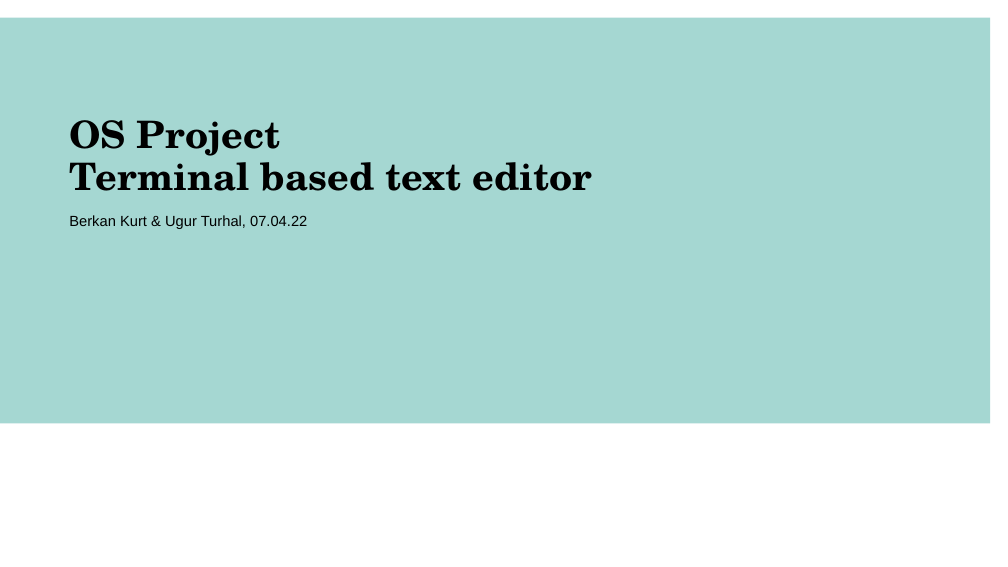
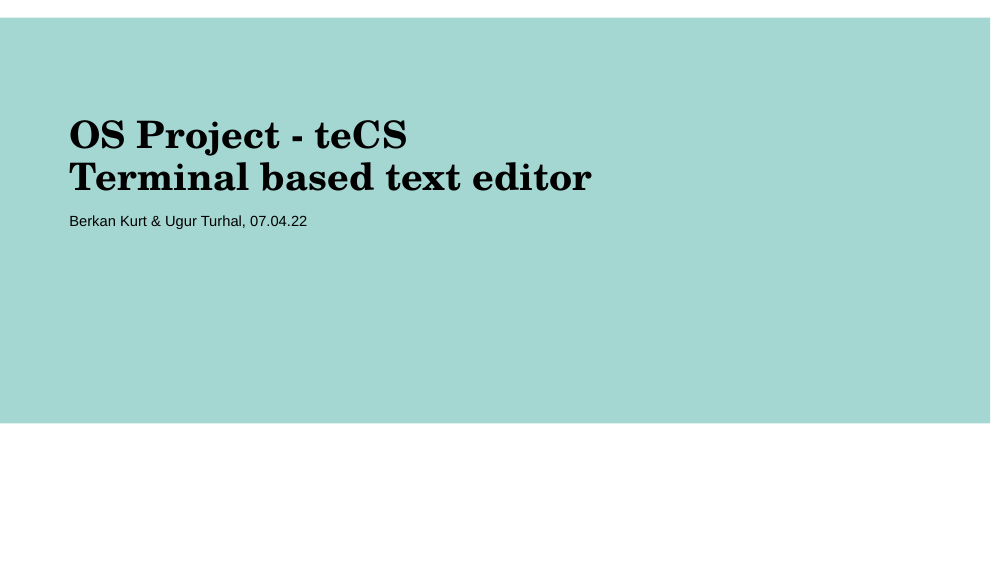
Before and after one commit to ugurtu/OS---Project, a slide deck: slide 1 of docs/Project_Presenation_1.pptx. Drawn at 1008x567 pixels with LibreOffice and Linux fonts; fonts in the diff are those of the drawing; background and template pictures are left out. Boxes give left, top, right and bottom in pixels: in the first picture for what was removed or moved away, otherwise in the second. Text is boxed around its words. In the diff, an @@ line names an element or a change of style, - is before the commit and + after.

```diff
--- a/docs/Project_Presenation_1.pptx
+++ b/docs/Project_Presenation_1.pptx
@@ title at (69, 120, 593, 191): text changed @@
-OS Project
-Terminal based text editor
+OS Project - teCS
+Terminal based text editor
```
Also in this commit, not shown: 2 other slides changed, 1 other file.
